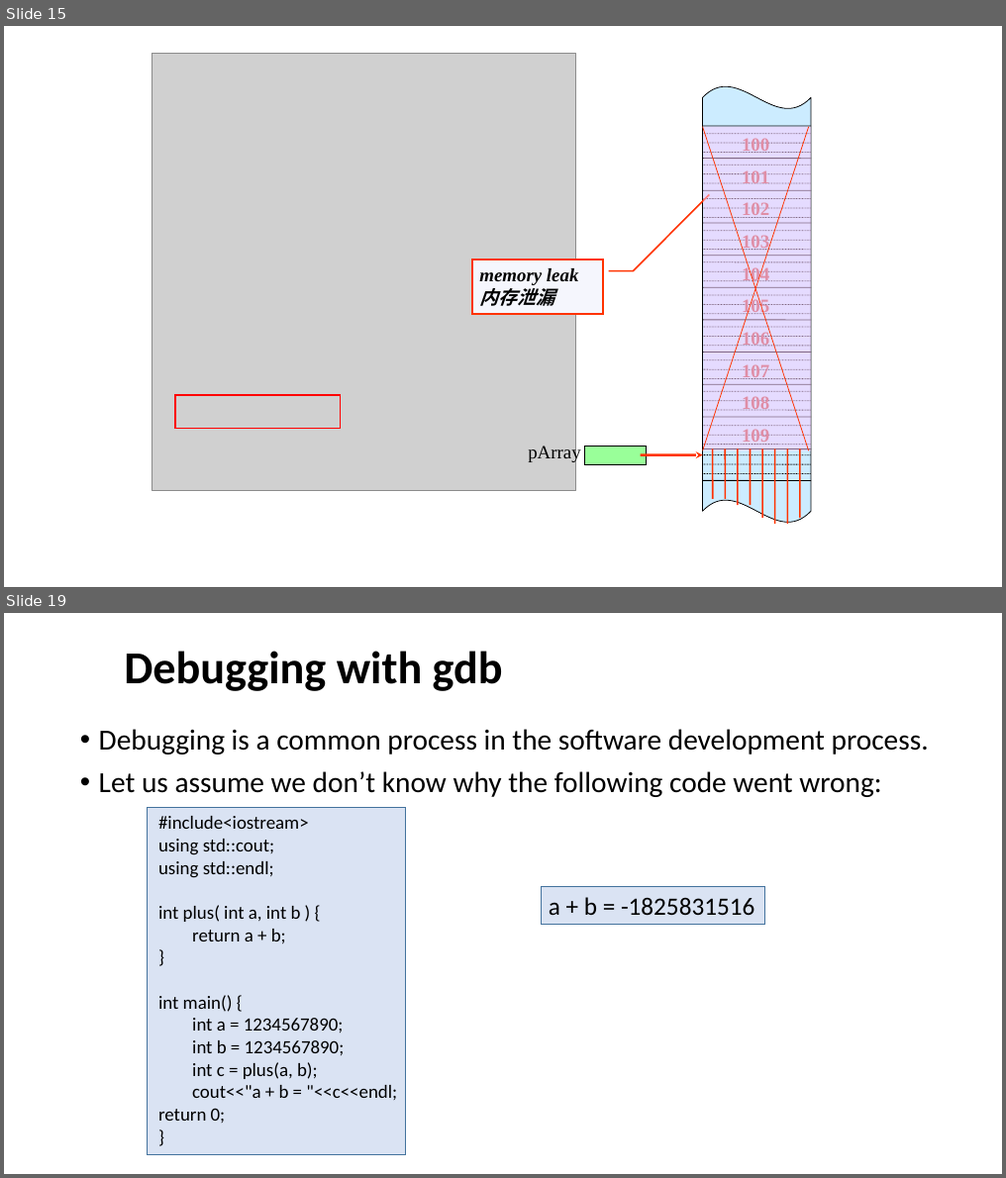
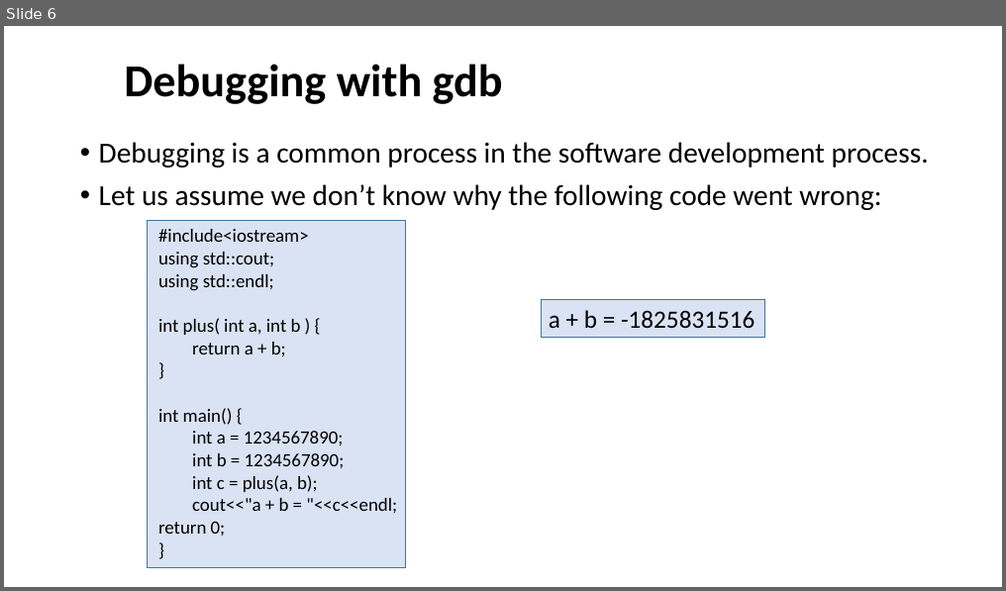
Before and after one commit to dayekuaipao/CPPLearning, a slide deck: week05/Lab05.pptx. Shown one above the other, each under a label of ours: slides 15 and 19 before the commit, slide 6 after it; the slides between them are not shown. The pictures are 1006x1178 and 1006x591 pixels, drawn with LibreOffice and Linux fonts; fonts in the diff are those of the drawing; grey boxes stand for pictures; background and template pictures are left out. Boxes give left, top, right and bottom in pixels: in the first picture for what was removed or moved away, otherwise in the second. Text is boxed around its words. In the diff, an @@ line names an element or a change of style, - is before the commit and + after.

```diff
--- a/week05/Lab05.pptx
+++ b/week05/Lab05.pptx
@@ slide 15 removed at <box>4,26,1002,587</box>, background #FFFFFF @@
@@ picture removed at <box>152,53,575,491</box> @@
@@ rectangle removed at <box>703,127,811,452</box> @@
@@ line removed from (703, 127) to (809, 452) @@
@@ line removed from (809, 127) to (703, 452) @@
@@ text removed at <box>742,139,769,445</box> @@
-100
-101
-102
-103
-104
-105
-106
-107
-108
-109
@@ border callout removed at <box>472,260,604,314</box> @@
-memory leak
-内存泄漏
@@ rectangle removed at <box>174,395,340,429</box> @@
@@ text removed at <box>528,445,580,464</box> @@
-pArray
@@ rectangle removed at <box>584,446,647,465</box> @@
@@ arrow removed from (641, 456) to (703, 456) @@
@@ group removed at <box>713,449,800,524</box>: 8 lines @@
@@ group removed at <box>703,85,811,522</box>: 45 lines, 1 wave @@
@@ what was slide 19 is now slide 6 @@
```
Also in this commit, not shown: 3 slides changed, 2 slides added, 14 other slides removed.
